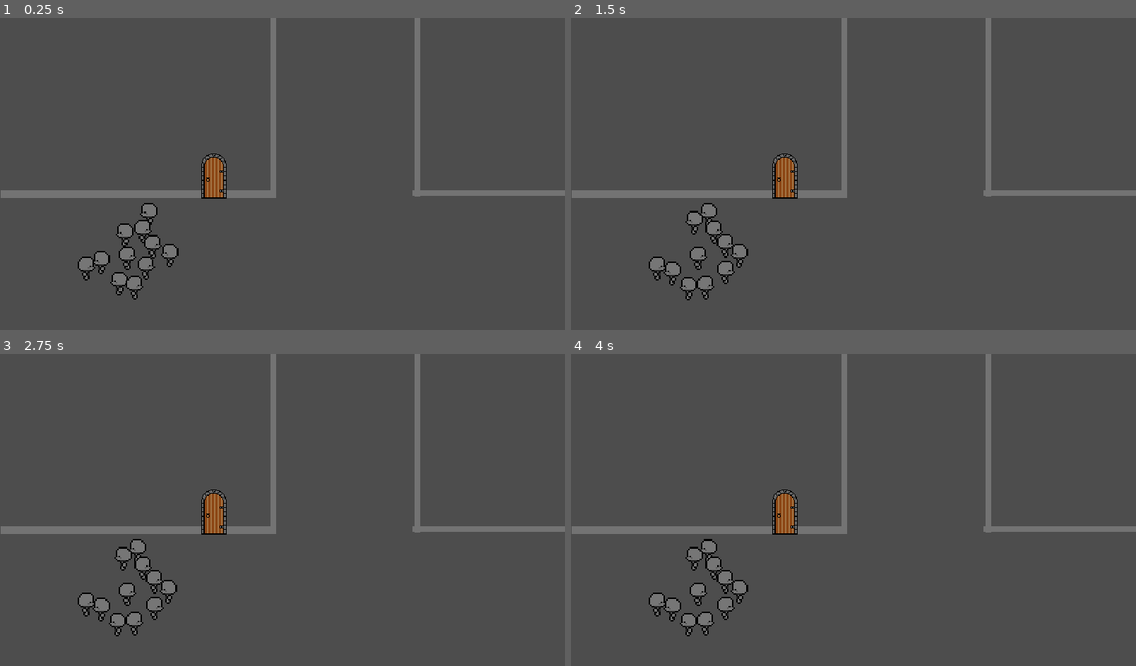
Above: before the commit, frames 1-4 (two rows, left to right).
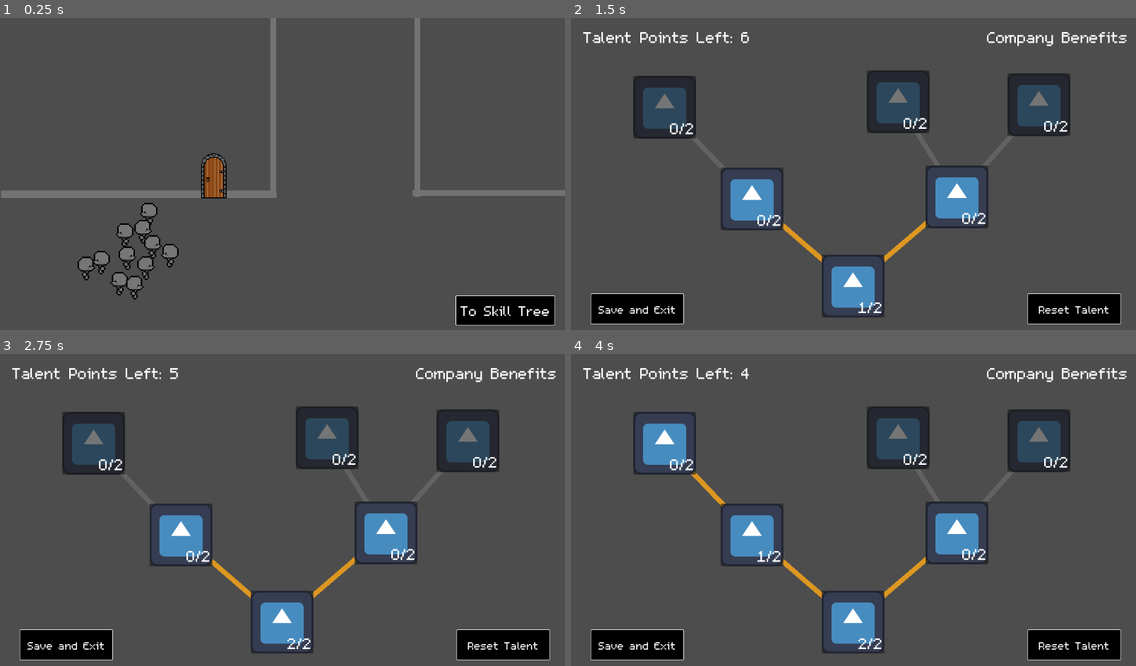
Above: after the commit, the same moments.

Repository: DubiousDuck/Manny-Takes-on-Upper-Management
Game: Godot game, scene res://overworld/sample_overworld.tscn
The game is run twice, just before and just after one commit, with the same random seed, the same clock (stepped at 60 frames per second) and the same inputs. The engine's default icon, where the game draws it, is replaced by a stand-in: a white triangle on a blue panel in a dark square.
Inputs (mouse positions are in pixels of both pictures, inside the frame that each line leads up to):
- Up to frame 1 (0.25 s): no input
- Up to frame 2 (1.5 s): click (1073, 311) at 0.5 s, where only the run after the commit has a clickable "To Skill Tree"; click (853, 286) at 1.25 s, where only the run after the commit has a clickable "0/2"
- Up to frame 3 (2.75 s): click (282, 622) at 2 s, where only the run after the commit has a clickable "1/2"
- Up to frame 4 (4 s): click (853, 622) at 2.75 s, where only the run after the commit has a clickable "2/2"; click (751, 534) at 3.5 s, where only the run after the commit has a clickable "0/2"

The runs differ from the first frame. In frame 1, 2.0% of the frame differs, in the area x 13-99%, y 43-99%; in frame 2, 20%, in the area x 0-100%, y 0-99%; in frame 3, 20%; in frame 4, 19%.

Commit message:
updated skill tree interface and data integration

Diff:
--- a/Global/global.gd
+++ b/Global/global.gd
@@ -11,3 +11,42 @@
 
 func get_last_overworld() -> String:
 	return _last_overworld
+
+
+# Skill Tree Related
+enum dict_code{PROTAG, COMPANY}
+
+## A dictionary of all protagonist talent nodes that have been activated.
+var _protag_talent: Dictionary = {}
+## A dictionary of all company talent nodes that have been activated.
+var _company_talent: Dictionary = {}
+
+func get_talent_activated(code: int) -> Dictionary:
+	match code:
+		dict_code.PROTAG:
+			return _protag_talent
+		dict_code.COMPANY:
+			return _company_talent
+		_:
+			return {}
+
+func clear_talent(code: int) -> void:
+	match code:
+		dict_code.PROTAG:
+			_protag_talent.clear()
+		dict_code.COMPANY:
+			_company_talent.clear()
+
+func copy_talent_dict_from(code: int, from: Dictionary):
+	match code:
+		dict_code.PROTAG:
+			_protag_talent = from.duplicate()
+		dict_code.COMPANY:
+			_company_talent = from.duplicate()
+
+func merge_talent_dict_with(code: int, target: Dictionary):
+	match code:
+		dict_code.PROTAG:
+			_protag_talent.merge(target, true)
+		dict_code.COMPANY:
+			_company_talent.merge(target, true)
--- a/overworld/overworld.gd
+++ b/overworld/overworld.gd
@@ -26,3 +26,7 @@
 	Global.set_last_overworld(get_tree().current_scene.scene_file_path)
 
 	spawn_followers(follower_count)
+
+func _on_to_talent_page_pressed():
+	var talent_scene = preload("res://skill_tree/company_skill_tree.tscn")
+	get_tree().change_scene_to_packed(talent_scene)
--- a/overworld/sample_overworld.tscn
+++ b/overworld/sample_overworld.tscn
@@ -20,6 +20,16 @@
 [node name="SampleOverworld" type="Node2D"]
 y_sort_enabled = true
 script = ExtResource("1_o2m1g")
+
+[node name="CanvasLayer" type="CanvasLayer" parent="."]
+
+[node name="ToTalentPage" type="Button" parent="CanvasLayer"]
+offset_left = 928.0
+offset_top = 565.0
+offset_right = 1133.0
+offset_bottom = 628.0
+theme_override_font_sizes/font_size = 45
+text = "To Skill Tree"
 
 [node name="RoomLayout" type="Node2D" parent="."]
 
@@ -101,5 +111,6 @@
 scale = Vector2(0.15, 0.15)
 texture = ExtResource("2_yeq1s")
 
+[connection signal="pressed" from="CanvasLayer/ToTalentPage" to="." method="_on_to_talent_page_pressed"]
 [connection signal="body_entered" from="Door" to="Door" method="_on_body_entered"]
 [connection signal="body_exited" from="Door" to="Door" method="_on_body_exited"]
--- a/project.godot
+++ b/project.godot
@@ -23,7 +23,7 @@
 
 [display]
 
-window/stretch/mode="canvas_items"
+window/stretch/mode="viewport"
 
 [editor_plugins]
 
--- /dev/null
+++ b/skill_tree/company_skill_tree.tscn
@@ -0,0 +1,110 @@
+[gd_scene load_steps=3 format=3 uid="uid://brud1l1y65nmt"]
+
+[ext_resource type="Script" path="res://skill_tree/skill_tree.gd" id="1_3f7ws"]
+[ext_resource type="PackedScene" uid="uid://b65vkeagk8n6r" path="res://skill_tree/talents/talent_node.tscn" id="2_vur42"]
+
+[node name="CompanySkillTree" type="Control" node_paths=PackedStringArray("top_node")]
+layout_mode = 3
+anchors_preset = 0
+script = ExtResource("1_3f7ws")
+talent_type = 1
+max_points = 7
+top_node = NodePath("Nodes/TalentNode")
+
+[node name="Nodes" type="Control" parent="."]
+anchors_preset = 0
+offset_right = 40.0
+offset_bottom = 40.0
+
+[node name="TalentNode" parent="Nodes" instance=ExtResource("2_vur42")]
+layout_mode = 0
+offset_left = 511.0
+offset_top = 483.0
+offset_right = 639.0
+offset_bottom = 611.0
+talent_name = "talent_1"
+
+[node name="TalentNode2" parent="Nodes" node_paths=PackedStringArray("parent_talent") instance=ExtResource("2_vur42")]
+layout_mode = 0
+offset_left = 305.0
+offset_top = 305.0
+offset_right = 433.0
+offset_bottom = 433.0
+talent_name = "talent_2"
+parent_talent = NodePath("../TalentNode")
+
+[node name="TalentNode3" parent="Nodes" node_paths=PackedStringArray("parent_talent") instance=ExtResource("2_vur42")]
+layout_mode = 0
+offset_left = 723.0
+offset_top = 301.0
+offset_right = 851.0
+offset_bottom = 429.0
+talent_name = "talent_3"
+parent_talent = NodePath("../TalentNode")
+
+[node name="TalentNode4" parent="Nodes" node_paths=PackedStringArray("parent_talent") instance=ExtResource("2_vur42")]
+layout_mode = 0
+offset_left = 127.0
+offset_top = 118.0
+offset_right = 255.0
+offset_bottom = 246.0
+talent_name = "talent_4"
+parent_talent = NodePath("../TalentNode2")
+
+[node name="TalentNode6" parent="Nodes" node_paths=PackedStringArray("parent_talent") instance=ExtResource("2_vur42")]
+layout_mode = 0
+offset_left = 603.0
+offset_top = 107.0
+offset_right = 731.0
+offset_bottom = 235.0
+talent_name = "talent_5"
+parent_talent = NodePath("../TalentNode3")
+
+[node name="TalentNode5" parent="Nodes" node_paths=PackedStringArray("parent_talent") instance=ExtResource("2_vur42")]
+layout_mode = 0
+offset_left = 890.0
+offset_top = 113.0
+offset_right = 1018.0
+offset_bottom = 241.0
+talent_name = "talent_6"
+parent_talent = NodePath("../TalentNode3")
+
+[node name="Label" type="Label" parent="."]
+layout_mode = 0
+offset_left = 25.0
+offset_top = 17.0
+offset_right = 391.0
+offset_bottom = 117.0
+theme_override_font_sizes/font_size = 50
+text = "Talent Points Left: X"
+
+[node name="Label2" type="Label" parent="."]
+layout_mode = 0
+offset_left = 770.0
+offset_top = 17.0
+offset_right = 1136.0
+offset_bottom = 117.0
+theme_override_font_sizes/font_size = 50
+text = "Company Benefits"
+horizontal_alignment = 2
+
+[node name="Reset" type="Button" parent="."]
+layout_mode = 1
+offset_left = 930.0
+offset_top = 561.0
+offset_right = 1122.0
+offset_bottom = 626.0
+theme_override_font_sizes/font_size = 35
+text = "Reset Talent"
+
+[node name="SaveExit" type="Button" parent="."]
+layout_mode = 1
+offset_left = 39.0
+offset_top = 561.0
+offset_right = 231.0
+offset_bottom = 626.0
+theme_override_font_sizes/font_size = 35
+text = "Save and Exit"
+
+[connection signal="pressed" from="Reset" to="." method="_on_reset_pressed"]
+[connection signal="pressed" from="SaveExit" to="." method="_on_save_exit_pressed"]
--- a/skill_tree/skill_tree.gd
+++ b/skill_tree/skill_tree.gd
@@ -2,17 +2,35 @@
 
 class_name SkillTree
 
+@export_enum("Protagonist", "Company") var talent_type: int
 @export var max_points: int = 3
 @export var top_node: TalentNode
 
 @onready var label: Label = $Label
+@onready var node_folder: Array[TalentNode] = []
 
 var current_points: int
+var temp_dict: Dictionary = {}
 
 func _ready():
 	EventBus.connect("talent_node_pressed", _on_talent_node_pressed)
 	current_points = max_points
+	for node in $Nodes.get_children():
+		if node is TalentNode: node_folder.append(node)
+
+	temp_dict = Global.get_talent_activated(talent_type)
+	# for each key in dict, find node with same node name and set level
+	for key in temp_dict.keys():
+		for node in node_folder:
+			if node.talent_name == key and temp_dict[key] > 0:
+				node.level = temp_dict[key]
+				current_points -= temp_dict[key]
+				node.toggle_disabled(false)
+				break
 	label.text = "Talent Points Left: " + str(current_points)
+	top_node.toggle_disabled(false) # Always light up the top node (will be dimmed later if all points used)
+	if current_points <= 0:
+		EventBus.emit_signal("disable_all_nodes")
 
 func _on_talent_node_pressed():
 	current_points -= 1
@@ -25,3 +43,13 @@
 	label.text = "Talent Points Left: " + str(current_points)
 	EventBus.emit_signal("reset_talent_levels")
 	top_node.toggle_disabled(false)
+
+func _on_save_exit_pressed():
+	temp_dict.clear()
+	for node in node_folder:
+		if node.level >= 1:
+			temp_dict[node.talent_name] = node.level
+	Global.copy_talent_dict_from(talent_type, temp_dict)
+	print(Global.get_talent_activated(talent_type))
+	if Global.get_last_overworld() != "":
+		get_tree().change_scene_to_file(Global.get_last_overworld())
--- a/skill_tree/skill_tree.tscn
+++ /dev/null
@@ -1,82 +0,0 @@
-[gd_scene load_steps=3 format=3 uid="uid://brud1l1y65nmt"]
-
-[ext_resource type="PackedScene" uid="uid://b65vkeagk8n6r" path="res://skill_tree/talents/talent_node.tscn" id="1_eampf"]
-[ext_resource type="Script" path="res://skill_tree/skill_tree.gd" id="1_iu12f"]
-
-[node name="SkillTree" type="Control" node_paths=PackedStringArray("top_node")]
-layout_mode = 3
-anchors_preset = 0
-script = ExtResource("1_iu12f")
-max_points = 7
-top_node = NodePath("TalentNode")
-
-[node name="TalentNode" parent="." instance=ExtResource("1_eampf")]
-layout_mode = 0
-offset_left = 511.0
-offset_top = 483.0
-offset_right = 639.0
-offset_bottom = 611.0
-
-[node name="TalentNode2" parent="TalentNode" instance=ExtResource("1_eampf")]
-layout_mode = 0
-offset_left = -206.0
-offset_top = -178.0
-offset_right = -78.0
-offset_bottom = -50.0
-
-[node name="TalentNode4" parent="TalentNode/TalentNode2" instance=ExtResource("1_eampf")]
-layout_mode = 0
-offset_left = -178.0
-offset_top = -187.0
-offset_right = -50.0
-offset_bottom = -59.0
-
-[node name="TalentNode3" parent="TalentNode" instance=ExtResource("1_eampf")]
-layout_mode = 0
-offset_left = 212.0
-offset_top = -182.0
-offset_right = 340.0
-offset_bottom = -54.0
-
-[node name="TalentNode4" parent="TalentNode/TalentNode3" instance=ExtResource("1_eampf")]
-layout_mode = 0
-offset_left = 167.0
-offset_top = -188.0
-offset_right = 295.0
-offset_bottom = -60.0
-
-[node name="TalentNode5" parent="TalentNode/TalentNode3" instance=ExtResource("1_eampf")]
-layout_mode = 0
-offset_left = -120.0
-offset_top = -194.0
-offset_right = 8.0
-offset_bottom = -66.0
-
-[node name="Label" type="Label" parent="."]
-layout_mode = 0
-offset_left = 25.0
-offset_top = 17.0
-offset_right = 391.0
-offset_bottom = 117.0
-theme_override_font_sizes/font_size = 50
-text = "Talent Points Left: X"
-
-[node name="Reset" type="Button" parent="."]
-layout_mode = 1
-offset_left = 930.0
-offset_top = 561.0
-offset_right = 1122.0
-offset_bottom = 626.0
-theme_override_font_sizes/font_size = 35
-text = "Reset Talent"
-
-[node name="SaveExit" type="Button" parent="."]
-layout_mode = 1
-offset_left = 39.0
-offset_top = 561.0
-offset_right = 231.0
-offset_bottom = 626.0
-theme_override_font_sizes/font_size = 35
-text = "Save and Exit"
-
-[connection signal="pressed" from="Reset" to="." method="_on_reset_pressed"]
--- a/skill_tree/talents/talent_node.gd
+++ b/skill_tree/talents/talent_node.gd
@@ -8,9 +8,11 @@
 const DEACTIVATED_COLOR := Color(0.385, 0.385, 0.385)
 
 ## Node name should be in snake_case for consistency
-@export var node_name: String = ""
+@export var talent_name: String = ""
 ## The maximum level players can upgrade to on this talent node
 @export var max_level: int = 2
+## The parent talent node to this talent node
+@export var parent_talent: TalentNode
 
 @onready var label = $Label
 @onready var line = $Line2D
@@ -27,9 +29,6 @@
 func _ready():
 	EventBus.connect("disable_all_nodes", _on_disable_node)
 	EventBus.connect("reset_talent_levels", _on_level_reset)
-	if get_parent() is TalentNode:
-		line.add_point(global_position + size/2)
-		line.add_point(get_parent().global_position + size/2)
 	init()
 
 ## custom function to reset the state and level of the node
@@ -39,21 +38,25 @@
 	line.default_color = DEACTIVATED_COLOR
 	$Panel.show_behind_parent = false
 
+	if parent_talent:
+		line.add_point(global_position + size/2)
+		line.add_point(parent_talent.global_position + size/2)
+
 func _process(delta):
-	if get_parent() is TalentNode:
-		if get_parent().disabled:
+	if parent_talent:
+		if parent_talent.disabled:
 			disabled = true
 			return
 
-		if get_parent().level <= 0:
+		if parent_talent.level <= 0:
 			toggle_disabled(true)
 		else:
 			toggle_disabled(false)
 
 func _on_pressed():
-	if level < max_level:
+	if level < max_level and !disabled:
+		level += 1
 		toggle_disabled(false)
-		level += 1
 		EventBus.emit_signal("talent_node_pressed")
 
 func toggle_disabled(state: bool):
